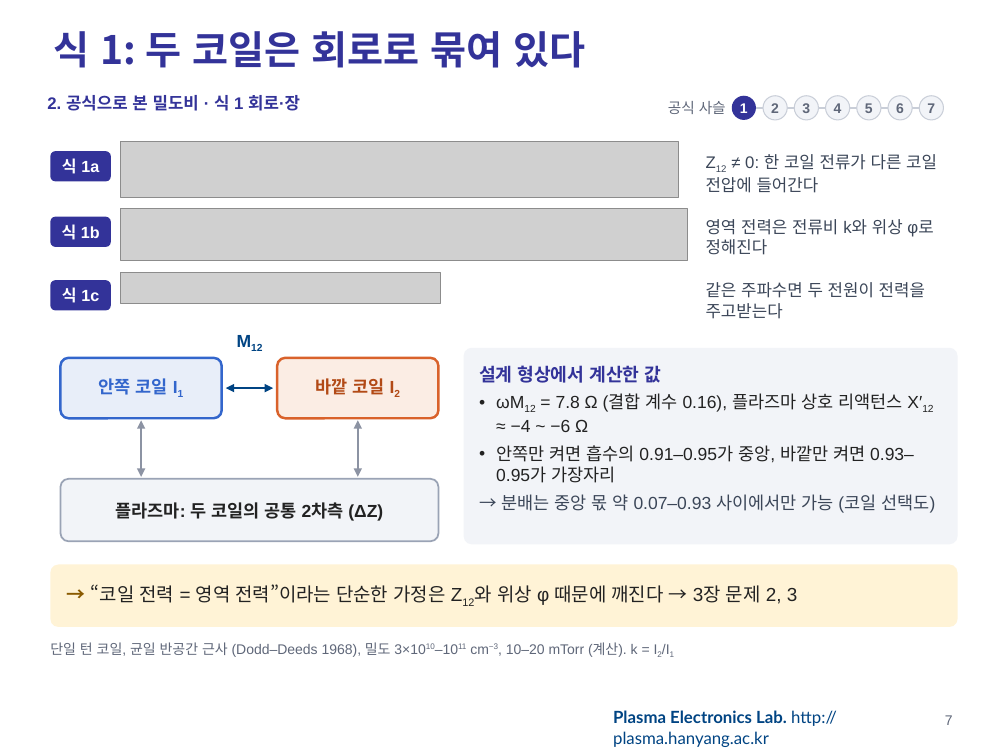
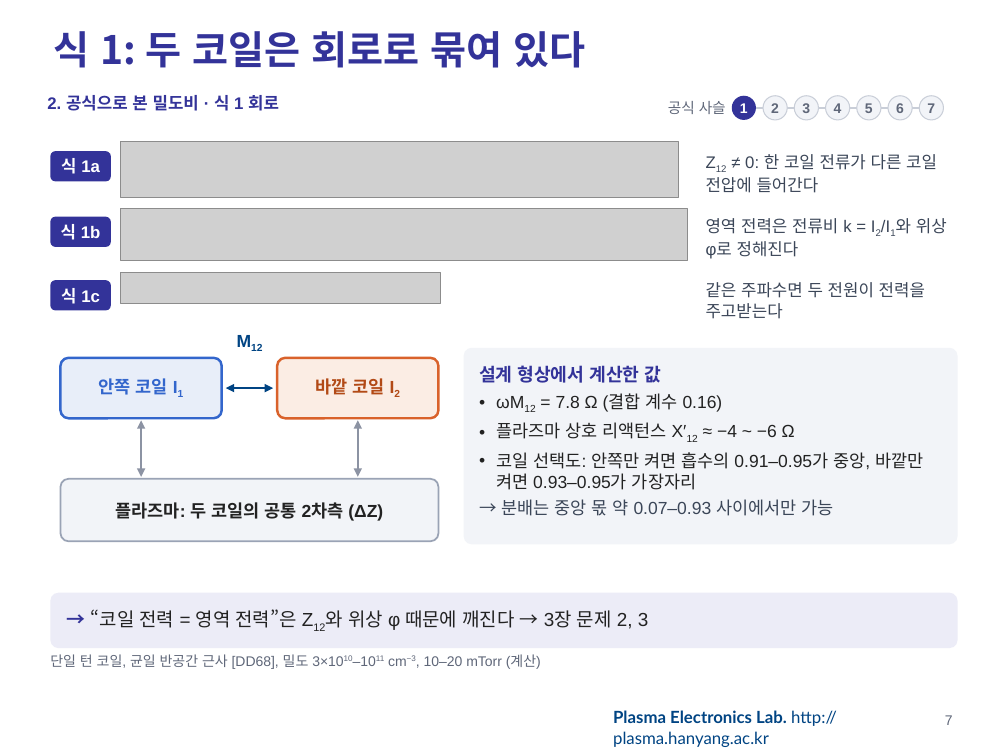
Before and after one commit to garlicjam-pyo/plasma, a slide deck: slide 7 of presentations/1차발표_최종.pptx. Drawn at 1008x756 pixels with LibreOffice and Linux fonts; fonts in the diff are those of the drawing; grey boxes stand for pictures; background and template pictures are left out. Boxes give left, top, right and bottom in pixels: in the first picture for what was removed or moved away, otherwise in the second. Text is boxed around its words. In the diff, an @@ line names an element or a change of style, - is before the commit and + after.

```diff
--- a/presentations/1차발표_최종.pptx
+++ b/presentations/1차발표_최종.pptx
@@ text at box(47, 95, 279, 111): text changed @@
-2. 공식으로 본 밀도비 · 식 1 회로·장
+2. 공식으로 본 밀도비 · 식 1 회로
@@ text at box(706, 218, 947, 259): text changed @@
-영역 전력은 전류비 k와 위상 φ로 정해진다
+영역 전력은 전류비 k = I2/I1와 위상 φ로 정해진다
@@ text in rounded rectangle at box(496, 393, 923, 516): text changed @@
-• ωM12 = 7.8 Ω (결합 계수 0.16), 플라즈마 상호 리액턴스 X′12 ≈ −4 ~ −6 Ω
-• 안쪽만 켜면 흡수의 0.91–0.95가 중앙, 바깥만 켜면 0.93–0.95가 가장자리
-→ 분배는 중앙 몫 약 0.07–0.93 사이에서만 가능 (코일 선택도)
+• ωM12 = 7.8 Ω (결합 계수 0.16)
+• 플라즈마 상호 리액턴스 X′12 ≈ −4 ~ −6 Ω
+• 코일 선택도: 안쪽만 켜면 흡수의 0.91–0.95가 중앙, 바깥만 켜면 0.93–0.95가 가장자리
+→ 분배는 중앙 몫 약 0.07–0.93 사이에서만 가능
@@ rounded rectangle "→ “코일 전력 = 영역 ...": place and size @@
-rounded rectangle "→ “코일 전력 = 영역 ..." at box(50, 564, 958, 627)
+rounded rectangle "→ “코일 전력 = 영역 ..." at box(50, 593, 958, 648)
@@ rounded rectangle "→ “코일 전력 = 영역 ..." at box(50, 593, 958, 648): fill #FFF3D6 to #ECECF7; proportions changed @@
@@ text in rounded rectangle at box(91, 609, 649, 630): text changed @@
-→ “코일 전력 = 영역 전력”이라는 단순한 가정은 Z12와 위상 φ 때문에 깨진다 → 3장 문제 2, 3
+→ “코일 전력 = 영역 전력”은 Z12와 위상 φ 때문에 깨진다 → 3장 문제 2, 3
@@ text at box(50, 654, 541, 669): text changed @@
-단일 턴 코일, 균일 반공간 근사 (Dodd–Deeds 1968), 밀도 3×1010–1011 cm−3, 10–20 mTorr (계산). k = I2/I1
+단일 턴 코일, 균일 반공간 근사 [DD68], 밀도 3×1010–1011 cm−3, 10–20 mTorr (계산)
```
Also in this commit, not shown: 34 other slides changed, 3 other files.
